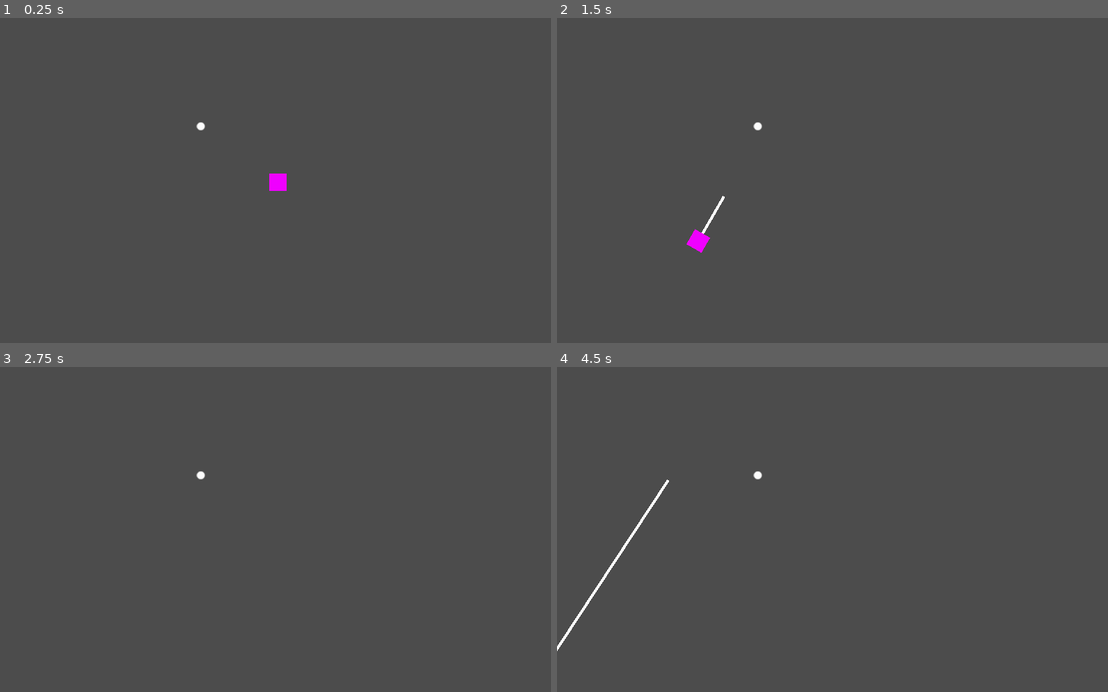
Above: before the commit, frames 1-4 (two rows, left to right).
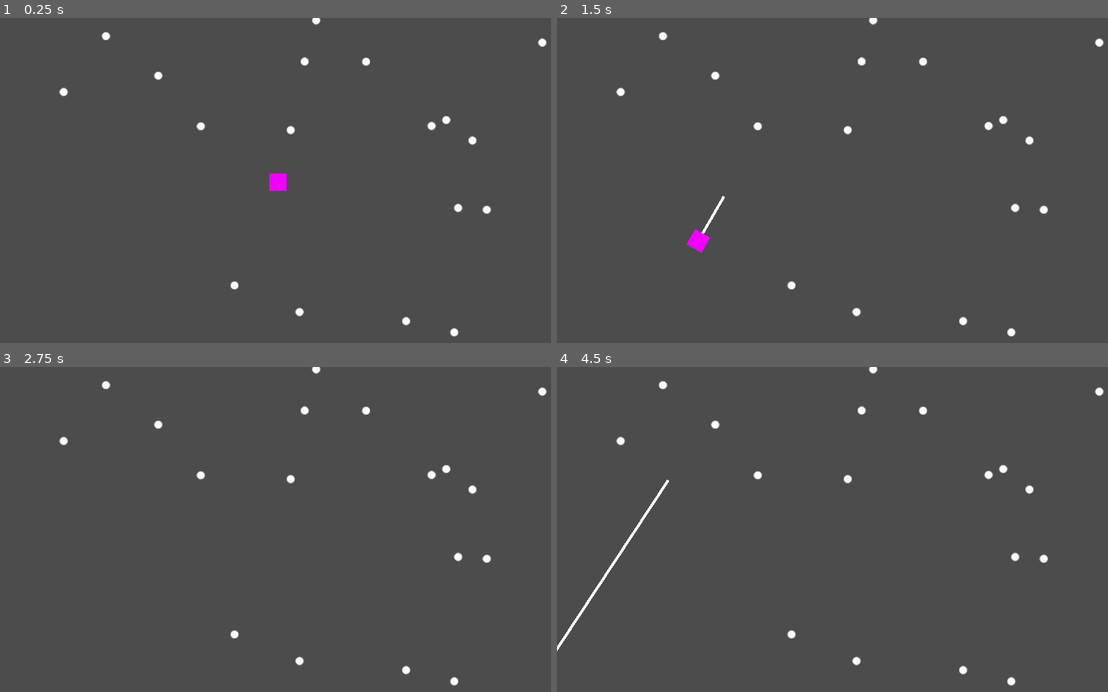
Above: after the commit, the same moments.

Repository: tcaer/Game
Game: Godot game, scene res://main/Main_Scene.tscn
Two runs of this game, one before a commit and one after it. Both use one fixed random seed, a clock stepped at 60 frames per second and the inputs below.
Inputs (mouse positions are in pixels of both pictures, inside the frame that each line leads up to):
- Up to frame 1 (0.25 s): no input
- Up to frame 2 (1.5 s): move the mouse to (959, 164) at 0.52 s; click (959, 164) at 0.67 s; move the mouse to (722, 196) at 1.27 s; click (722, 196) at 1.42 s
- Up to frame 3 (2.75 s): move the mouse to (336, 458) at 2.02 s; click (336, 458) at 2.17 s
- Up to frame 4 (4.5 s): tap Enter at 2.75, 4.25 s; move the mouse to (804, 594) at 2.77 s; click (804, 594) at 2.92 s; tap Space at 3.5 s; move the mouse to (1003, 578) at 3.52 s; click (1003, 578) at 3.67 s; move the mouse to (667, 480) at 4.27 s; click (667, 480) at 4.42 s

The runs differ from the first frame. In frame 1, 0.6% of the frame differs, in the area x 10-100%, y 0-99%; in frame 2, 0.6%; in frame 3, 0.6%; in frame 4, 0.6%.

Commit message:
Gem spawning, gem hitting

Diff:
--- a/entities/Gem_Area.gd
+++ b/entities/Gem_Area.gd
@@ -1,16 +1,13 @@
 extends Area2D
 
-# Declare member variables here. Examples:
-# var a = 2
-# var b = "text"
+onready var gem_tracker = get_parent().get_parent().get_node('Gem_Tracker')
 
-# Called when the node enters the scene tree for the first time.
 func _ready():
 	connect("body_entered", self, "_on_body_enter")
 
 func _on_body_enter(body):
-	print('Collision')
-
 	match body.get_name():
 		'Player':
 			body.hit_by_gem()
+
+			gem_tracker.decrease_num_gems(self)
--- /dev/null
+++ b/main/Gem_Tracker.gd
@@ -0,0 +1,30 @@
+extends Node
+
+var random_num_g = RandomNumberGenerator.new()
+
+onready var gem_scene = preload('res://entities/Gem_Entity.tscn')
+onready var player_instance = get_parent().get_node('Player')
+
+const MAX_GEM_DISTANCE = 1000
+const MAX_GEMS_IN_WORLD = 100
+var gems_in_world = 0
+
+func _process(delta):
+	handle_gems()
+
+func handle_gems():
+	var player_position = player_instance.position
+
+	while gems_in_world < MAX_GEMS_IN_WORLD:
+		var rand_x = random_num_g.randf_range(player_position.x - MAX_GEM_DISTANCE, player_position.x + MAX_GEM_DISTANCE)
+		var rand_y = random_num_g.randf_range(player_position.y - MAX_GEM_DISTANCE, player_position.y + MAX_GEM_DISTANCE)
+
+		var gem = gem_scene.instance()
+		gem.position = Vector2(rand_x, rand_y)
+
+		gems_in_world += 1
+		get_parent().add_child(gem)
+
+func decrease_num_gems(gem):
+	gems_in_world -= 1
+	gem.queue_free()
--- /dev/null
+++ b/main/Main_Scene.gd
@@ -0,0 +1 @@
+extends Node2D
--- a/main/Main_Scene.tscn
+++ b/main/Main_Scene.tscn
@@ -1,12 +1,18 @@
-[gd_scene load_steps=3 format=2]
+[gd_scene load_steps=5 format=2]
 
-[ext_resource path="res://player/Player.tscn" type="PackedScene" id=1]
-[ext_resource path="res://entities/Gem_Entity.tscn" type="PackedScene" id=2]
+[ext_resource path="res://main/Main_Scene.gd" type="Script" id=1]
+[ext_resource path="res://player/Player.tscn" type="PackedScene" id=2]
+[ext_resource path="res://entities/Gem_Entity.tscn" type="PackedScene" id=3]
+[ext_resource path="res://main/Gem_Tracker.gd" type="Script" id=4]
 
 [node name="Main_Scene" type="Node2D"]
+script = ExtResource( 1 )
 
-[node name="Player" parent="." instance=ExtResource( 1 )]
+[node name="Player" parent="." instance=ExtResource( 2 )]
 position = Vector2( -0.0955505, -0.92601 )
 
-[node name="Gem_Entity" parent="." instance=ExtResource( 2 )]
+[node name="Gem_Entity" parent="." instance=ExtResource( 3 )]
 position = Vector2( 369.525, 199.951 )
+
+[node name="Gem_Tracker" type="Node" parent="."]
+script = ExtResource( 4 )
